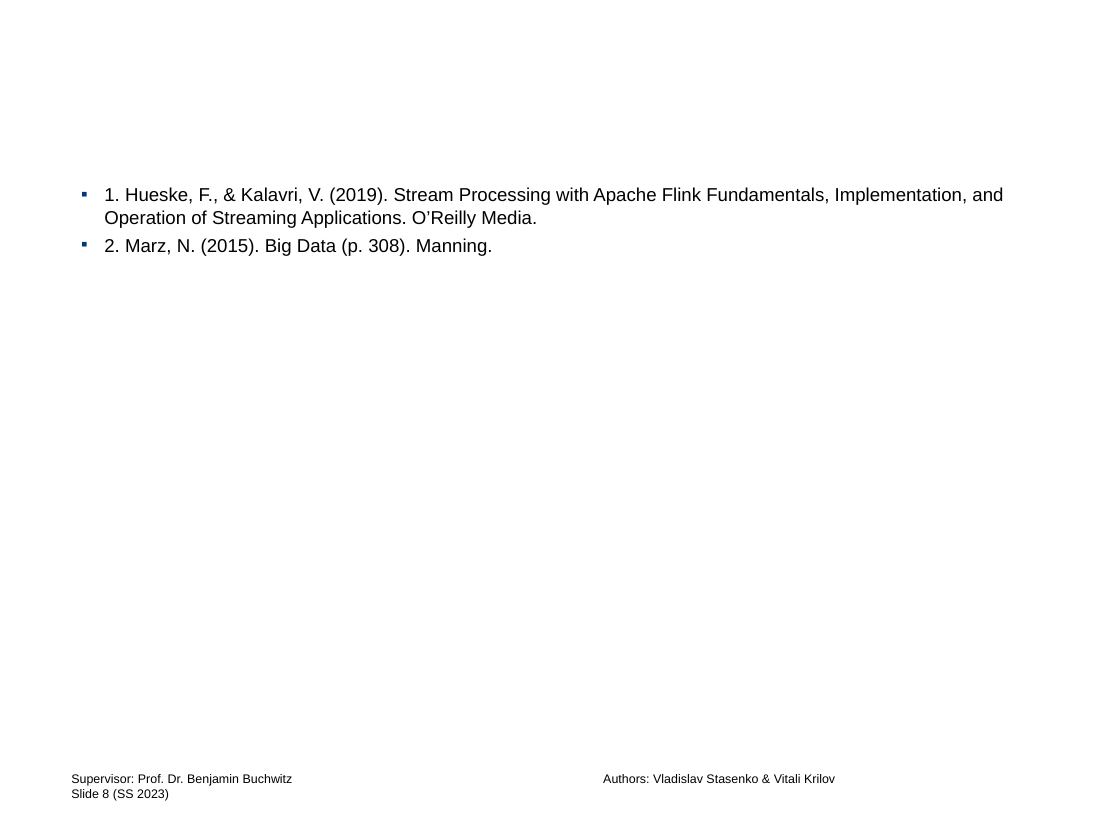
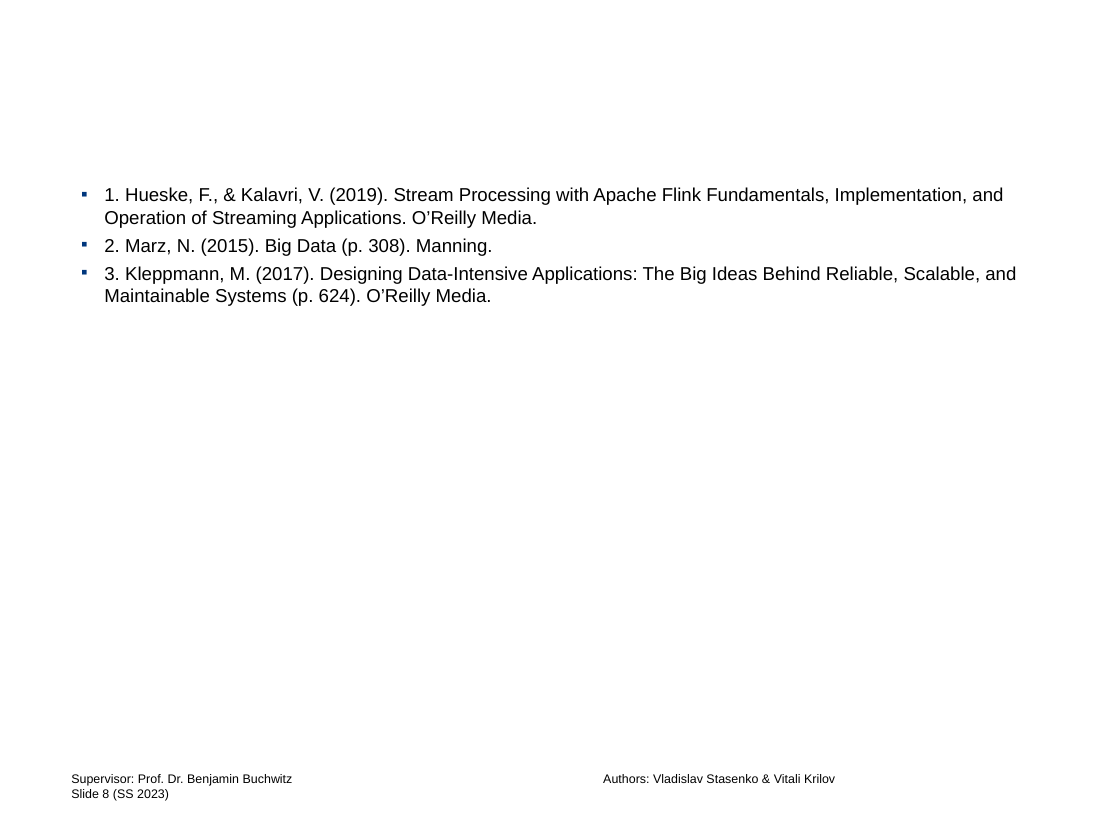
Before and after one commit to vladislabv/stream-processing, a slide deck: slide 8 of content/presentation/Vitali-Presentation-Stream-Processing.pptx. Drawn at 1120x840 pixels with LibreOffice and Linux fonts; fonts in the diff are those of the drawing; background and template pictures are left out. Boxes give left, top, right and bottom in pixels: in the first picture for what was removed or moved away, otherwise in the second. Text is boxed around its words. In the diff, an @@ line names an element or a change of style, - is before the commit and + after.

```diff
--- a/content/presentation/Vitali-Presentation-Stream-Processing.pptx
+++ b/content/presentation/Vitali-Presentation-Stream-Processing.pptx
@@ text at [104, 266, 1016, 306]: paragraph added @@
+▪ 3. Kleppmann, M. (2017). Designing Data-Intensive Applications: The Big Ideas Behind Reliable, Scalable, and Maintainable Systems (p. 624). O’Reilly Media.
```
Also in this commit, not shown: 2 other slides changed, 1 slide added, 1 slide removed.
